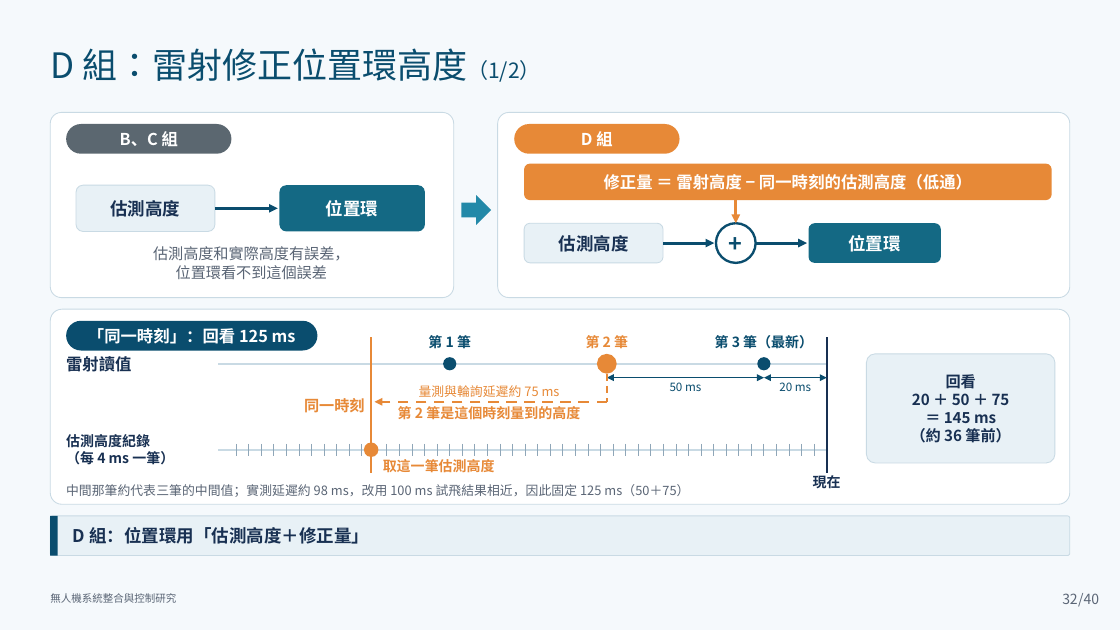
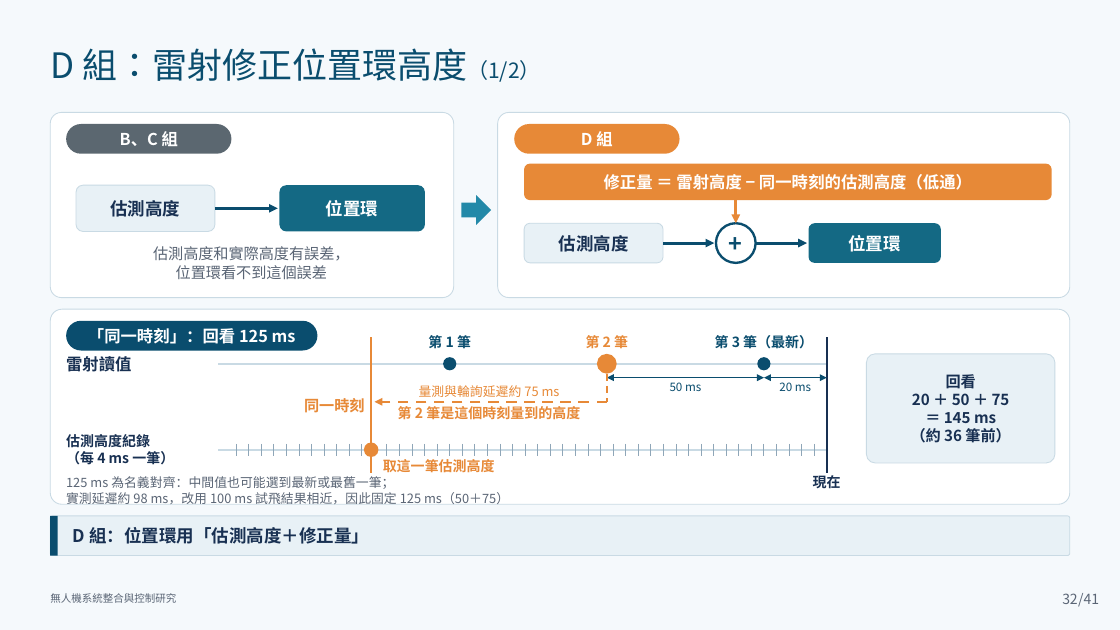
Before and after one commit to lingken1028/-, a slide deck: slide 32 of 無人機系統整合與控制研究_口試簡報 2.pptx. Drawn at 1120x630 pixels with LibreOffice and Linux fonts; fonts in the diff are those of the drawing. Boxes give left, top, right and bottom in pixels: in the first picture for what was removed or moved away, otherwise in the second. Text is boxed around its words. In the diff, an @@ line names an element or a change of style, - is before the commit and + after.

```diff
--- a/無人機系統整合與控制研究_口試簡報 2.pptx
+++ b/無人機系統整合與控制研究_口試簡報 2.pptx
@@ text at <box>66,476,509,505</box>: text changed @@
-中間那筆約代表三筆的中間值；實測延遲約 98 ms，改用 100 ms 試飛結果相近，因此固定 125 ms（50＋75）
+125 ms 為名義對齊：中間值也可能選到最新或最舊一筆；
+實測延遲約 98 ms，改用 100 ms 試飛結果相近，因此固定 125 ms（50＋75）
@@ text at <box>1078,593,1099,607</box>: text changed @@
-/40
+/41
```
Also in this commit, not shown: 82 other slides changed, 2 slides added.
